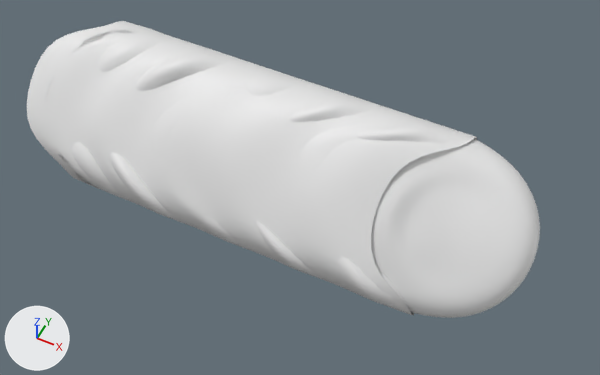
An edit to the Blender file 2.8/Welder/weld.blend, drawn before and after from the same camera.
Rendered twice from a camera (50 mm lens) standing at (0.0425, -0.053, 0.0679) and looking at (0.0149, 0.0022, -0.0011). Lighting does not change. The marker at lower left points along +X, +Y and +Z.

Before the edit, the objects in view are built like this:
```python
me_weld_1 = bpy.data.meshes.new('Weld_1')
me_weld_1.from_pydata(...)  # 264 vertices, 252 faces; spans x -0.0185..0.0315, y -0.0113..0.0099, z -0.0081..0.0131
me_weld_1.polygons.foreach_set('use_smooth', [True] * 252)
me_weld_4 = bpy.data.meshes.new('Weld_4')
me_weld_4.from_pydata(...)  # 132 vertices, 120 faces; spans x -0.0185..0.0315, y -0.0105..0.0091, z -0.0073..0.0124
me_weld_4.polygons.foreach_set('use_smooth', [True] * 120)
me_weld_5 = bpy.data.meshes.new('Weld_5')
me_weld_5.from_pydata(...)  # 132 vertices, 120 faces; spans x -0.0185..0.0315, y -0.0103..0.0091, z -0.0073..0.0124
me_weld_5.polygons.foreach_set('use_smooth', [True] * 120)
ob_weld_1 = bpy.data.objects.new('Weld_1', me_weld_1)
ob_weld_1.location = (0.0, 0.0, 0.0)
ob_weld_1.rotation_euler = (-1.571, 0.0, 0.0)  # degrees (-90, 0, 0)
_m = ob_weld_1.modifiers.new('Subsurf', 'SUBSURF')
ob_weld_4 = bpy.data.objects.new('Weld_4', me_weld_4)
ob_weld_4.location = (0.0, 0.0, 0.0)
ob_weld_4.rotation_euler = (-1.571, 0.0, 0.0)  # degrees (-90, 0, 0)
_m = ob_weld_4.modifiers.new('Subsurf', 'SUBSURF')
ob_weld_5 = bpy.data.objects.new('Weld_5', me_weld_5)
ob_weld_5.location = (0.0, 0.0, 0.0)
ob_weld_5.rotation_euler = (-1.571, 0.0, 0.0)  # degrees (-90, 0, 0)
_m = ob_weld_5.modifiers.new('Subsurf', 'SUBSURF')
# also in view: 'Weld_3' at (0.0111, 0.0026, 0.0007)
```
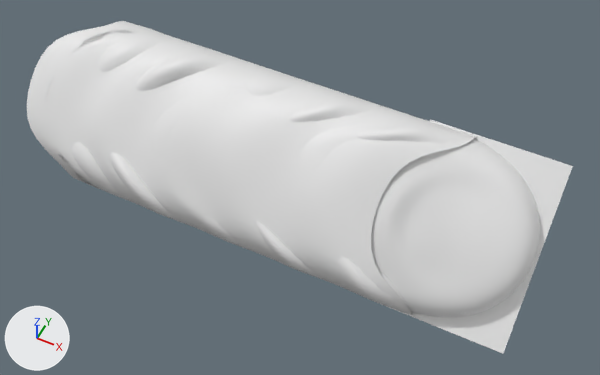
Commit message: added simplified plane based spline creation ability

Location of each change, [x1, y1, x2, y2] in pixels of the pictures (600 x 375 px):
'Weld_plain', added: after [374, 119, 573, 354]

The change, as a list of edits to the scene's bpy script:
```text
Add me_plane:
    me_plane.from_pydata([(-0.015, 0.0071, -0.0071), (0.0, -0.0071, 0.0071), (0.0, 0.0071, -0.0071), (-0.015, -0.0071, 0.0071)], [], [(3, 0, 2, 1)])
Add ob_weld_plain:
    ob_weld_plain = bpy.data.objects.new('Weld_plain', me_plane)
    ob_weld_plain.location = (0.04135, 0.00255, 0.0007)
    ob_weld_plain.rotation_euler = (-1.571, 0.0, 0.0)  # degrees (-90, 0, 0)
```
